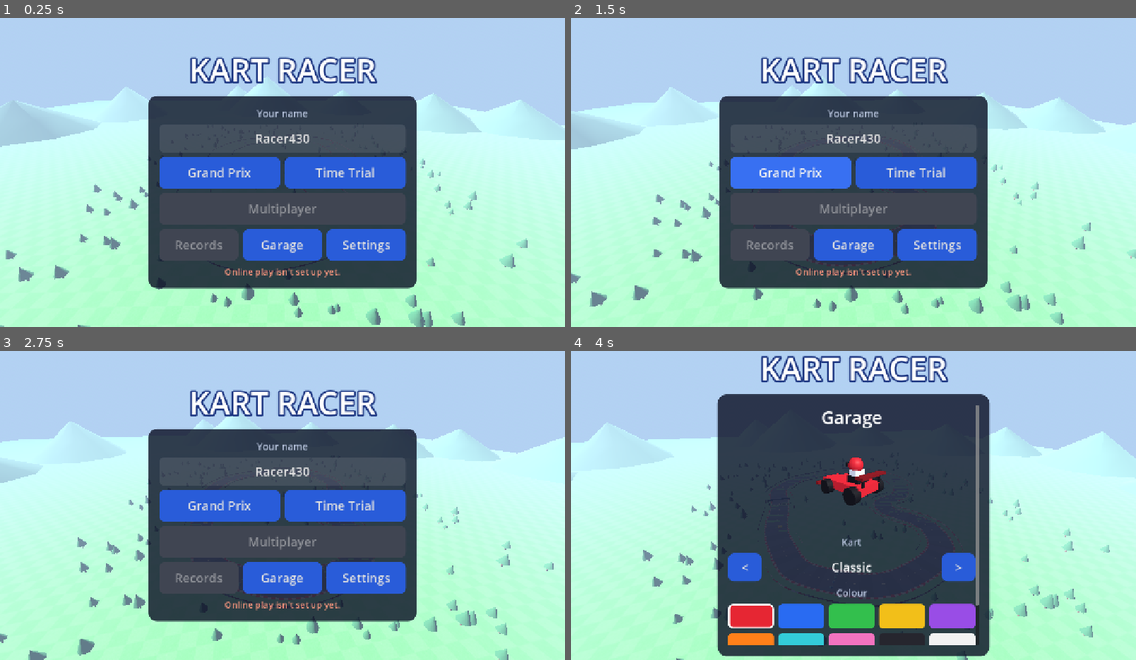
Above: before the commit, frames 1-4 (two rows, left to right).
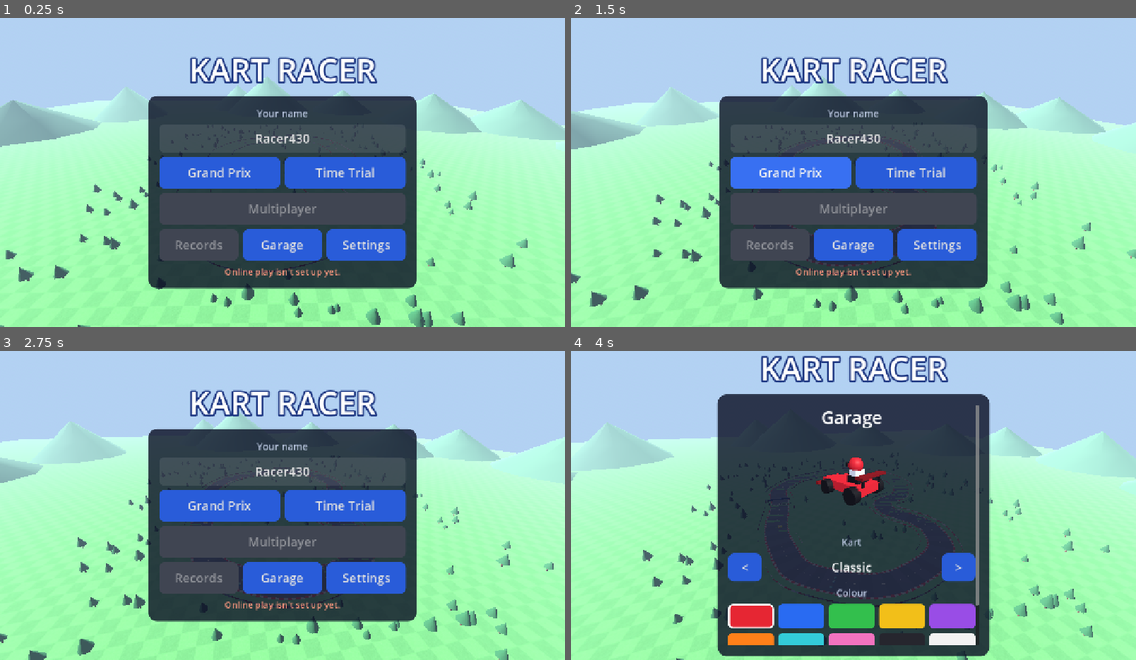
Above: after the commit, the same moments.

Repository: mikejhenry/Kart-racer
Game: Godot game, scene res://menu.tscn
Two runs of this game, one before a commit and one after it. Both use one fixed random seed, a clock stepped at 60 frames per second and the inputs below.
Inputs (mouse positions are in pixels of both pictures, inside the frame that each line leads up to):
- Up to frame 1 (0.25 s): no input
- Up to frame 2 (1.5 s): move the mouse to (977, 150) at 0.52 s; hold D (steer_right) 0.53-1.28 s; hold Space (drift) 0.53-1.28 s; click (977, 150) at 0.67 s; move the mouse to (740, 184) at 1.27 s; hold S (brake) from 1.28 s (still down); tap E (use_item) at 1.35 s
- Up to frame 3 (2.75 s): move the mouse to (339, 431) at 2.02 s; release S (brake) at 2.03 s; hold D (steer_right) from 2.03 s (still down); tap Shift at 2.1 s
- Up to frame 4 (4 s): move the mouse to (825, 564) at 2.77 s; release D (steer_right) at 2.78 s; hold W (accelerate) 2.78-3.53 s; tap Ctrl at 2.85 s; click (825, 564) at 2.92 s; move the mouse to (1023, 548) at 3.52 s; hold A (steer_left) from 3.53 s (still down); tap P at 3.6 s

The runs differ from the first frame. In frame 1, 43% of the frame differs, in the area x 0-100%, y 18-100%; in frame 2, 42%; in frame 3, 42%; in frame 4, 36%.

Commit message:
Show the selected track behind track selection screens
The menu background now switches to the chosen track (with its own sky)
on the Grand Prix / Time Trial setup, records and lobby screens. On wide
screens the panel slides left and the camera rises to frame the whole
track on the right.

Co-Authored-By: Claude Opus 5.5 <noreply@anthropic.com>
Claude-Session: https://claude.ai/code/session_01NKv6ezU657D98ByHLNrEgd

Diff:
--- a/scripts/menu.gd
+++ b/scripts/menu.gd
@@ -16,6 +16,11 @@
 const GHOST_NAMES := {"mine": "Your best run", "record": "World record", "off": "No ghost"}
 
 var _camera: Camera3D
+var _bg: Node3D                ## Background track, sky and lights
+var _bg_track_id := ""
+var _track_focus := false       ## Panel moves left and the track is framed on the right
+var _focus := 0.0               ## Eases towards _track_focus
+var _ui_root: Control
 var _angle := 0.0
 var _center := Vector3.ZERO
 var _radius := 190.0
@@ -37,23 +42,11 @@
 
 
 func _ready() -> void:
-	var def := Tracks.get_track(Game.track_id)
-	World.add_environment(self, Tracks.THEMES[def.theme])
-	var track = Track.new()
-	track.track_id = def.id
-	add_child(track)
-	track.build()
-	var lo := Vector2(INF, INF)
-	var hi := Vector2(-INF, -INF)
-	for p in def.points:
-		lo = Vector2(minf(lo.x, p.x), minf(lo.y, p.z))
-		hi = Vector2(maxf(hi.x, p.x), maxf(hi.y, p.z))
-	_center = Vector3((lo.x + hi.x) * 0.5, 0.0, (lo.y + hi.y) * 0.5)
-	_radius = maxf(hi.x - lo.x, hi.y - lo.y) * 0.75 + 40.0
 	_camera = Camera3D.new()
 	_camera.far = 1500.0
 	add_child(_camera)
 	_camera.make_current()
+	_show_track(Game.track_id)
 
 	_build_ui()
 	Net.joined.connect(func(_id): _show_lobby())
@@ -69,10 +62,56 @@
 		_show_main()
 
 
+## Shows a track (with its sky and lighting) orbiting behind the menu.
+## Called whenever a screen is about a particular track.
+func _show_track(id: String) -> void:
+	var def := Tracks.get_track(id)
+	if def.id == _bg_track_id:
+		return
+	_bg_track_id = def.id
+	if _bg and is_instance_valid(_bg):
+		remove_child(_bg)   # out of the scene now, so only one sky is active
+		_bg.queue_free()
+	_bg = Node3D.new()
+	add_child(_bg)
+	World.add_environment(_bg, Tracks.THEMES[def.theme])
+	# The menu camera sits much further back than in a race: thin the fog
+	# so the whole track stays clear.
+	for n in _bg.get_children():
+		if n is WorldEnvironment:
+			n.environment.fog_density = 0.0007
+	var track = Track.new()
+	track.track_id = def.id
+	_bg.add_child(track)
+	track.build()
+	var lo := Vector2(INF, INF)
+	var hi := Vector2(-INF, -INF)
+	for p in def.points:
+		lo = Vector2(minf(lo.x, p.x), minf(lo.y, p.z))
+		hi = Vector2(maxf(hi.x, p.x), maxf(hi.y, p.z))
+	_center = Vector3((lo.x + hi.x) * 0.5, 0.0, (lo.y + hi.y) * 0.5)
+	_radius = maxf(hi.x - lo.x, hi.y - lo.y) * 0.75 + 40.0
+
+
 func _process(delta: float) -> void:
 	_angle += delta * 0.08
-	_camera.position = _center + Vector3(cos(_angle) * _radius, _radius * 0.45, sin(_angle) * _radius)
+	# On track screens on a wide screen, the panel slides left and the camera
+	# rises and shifts so the whole track sits in the free space on the right.
+	var screen := get_viewport().get_visible_rect().size
+	var aspect := screen.x / maxf(screen.y, 1.0)
+	var panel_w: float = _ui_root.get_child(0).get_combined_minimum_size().x if _ui_root else INF
+	var want := 1.0 if _track_focus and screen.x * 0.5 >= panel_w + 24.0 else 0.0
+	_focus = move_toward(_focus, want, delta * 2.5)
+	var e := _focus * _focus * (3.0 - 2.0 * _focus)
+	var height := lerpf(0.45, 0.85, e)
+	var dist := lerpf(1.0, 0.85, e)
+	_camera.position = _center + Vector3(cos(_angle) * _radius * dist, _radius * height, sin(_angle) * _radius * dist)
 	_camera.look_at(_center, Vector3.UP)
+	var reach := _camera.position.distance_to(_center) * tan(deg_to_rad(_camera.fov * 0.5)) * aspect
+	_camera.h_offset = -0.5 * reach * e
+	if _ui_root:
+		_ui_root.anchor_right = lerpf(1.0, 0.5, e)
+		_ui_root.offset_right = 0.0
 	if _screen == "settings":
 		_update_tilt_meter()
 	if _preview_holder and is_instance_valid(_preview_holder):
@@ -87,6 +126,7 @@
 func _show_main() -> void:
 	_screen = "main"
 	_clear()
+	_show_track(Game.track_id)
 	_box.add_child(_label("Your name", 22, MUTED))
 	var name_edit := LineEdit.new()
 	name_edit.text = Game.player_name
@@ -120,6 +160,8 @@
 func _show_setup(mode: String) -> void:
 	_screen = "setup"
 	_clear()
+	_show_track(Game.track_id)
+	_track_focus = true
 	var gp := mode == "grand_prix"
 	_box.add_child(_label("Grand Prix" if gp else "Time Trial", 40, Color.WHITE))
 	_box.add_child(_label("Track", 22, MUTED))
@@ -131,6 +173,7 @@
 		best.text = "Your best here: %s" % Hud.format_time(t) if t > 0.0 else "No time set here yet"
 	_box.add_child(_picker(Tracks.ids(), Tracks.name_of, Game.track_id, func(v):
 		Game.set_value("track_id", v)
+		_show_track(v)
 		refresh.call()))
 	_box.add_child(blurb)
 	if gp:
@@ -321,6 +364,8 @@
 func _show_leaderboard(track: String) -> void:
 	_screen = "leaderboard"
 	_clear()
+	_show_track(track)
+	_track_focus = true
 	_box.add_child(_label("Time Trial records", 40, Color.WHITE))
 	_box.add_child(_picker(Tracks.ids(), Tracks.name_of, track, func(v): _show_leaderboard(v)))
 	var list := VBoxContainer.new()
@@ -398,6 +443,8 @@
 	_voice_status = null
 	var settings: Dictionary = info.get("settings", {"track": "circuit_1", "bots": false, "difficulty": "normal"})
 	var host := Net.is_host()
+	_show_track(str(settings.get("track", "circuit_1")))
+	_track_focus = true
 
 	if is_public:
 		_box.add_child(_label("Public match", 40, Color.WHITE))
@@ -581,6 +628,7 @@
 	center.theme = UiTheme.make()
 	layer.add_child(center)
 	center.set_anchors_and_offsets_preset(Control.PRESET_FULL_RECT)
+	_ui_root = center
 
 	var outer := VBoxContainer.new()
 	outer.add_theme_constant_override("separation", 10)
@@ -643,6 +691,7 @@
 		_footer.remove_child(c)
 		c.queue_free()
 	_footer.visible = false
+	_track_focus = false
 	_fit()
 
 
